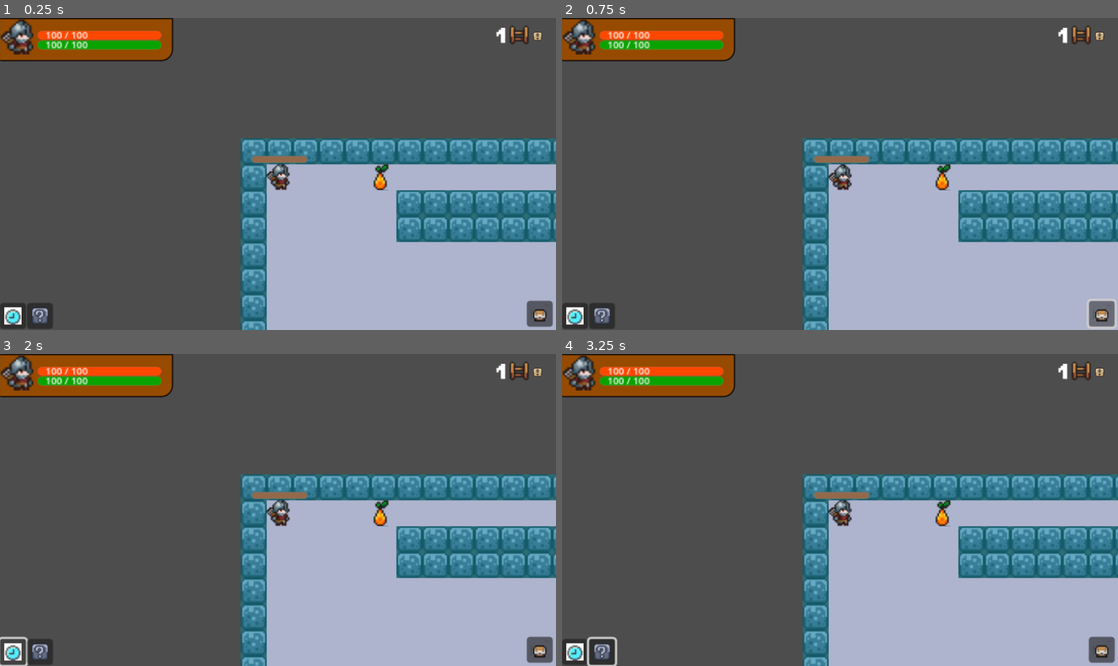
Above: before the commit, frames 1-4 (two rows, left to right).
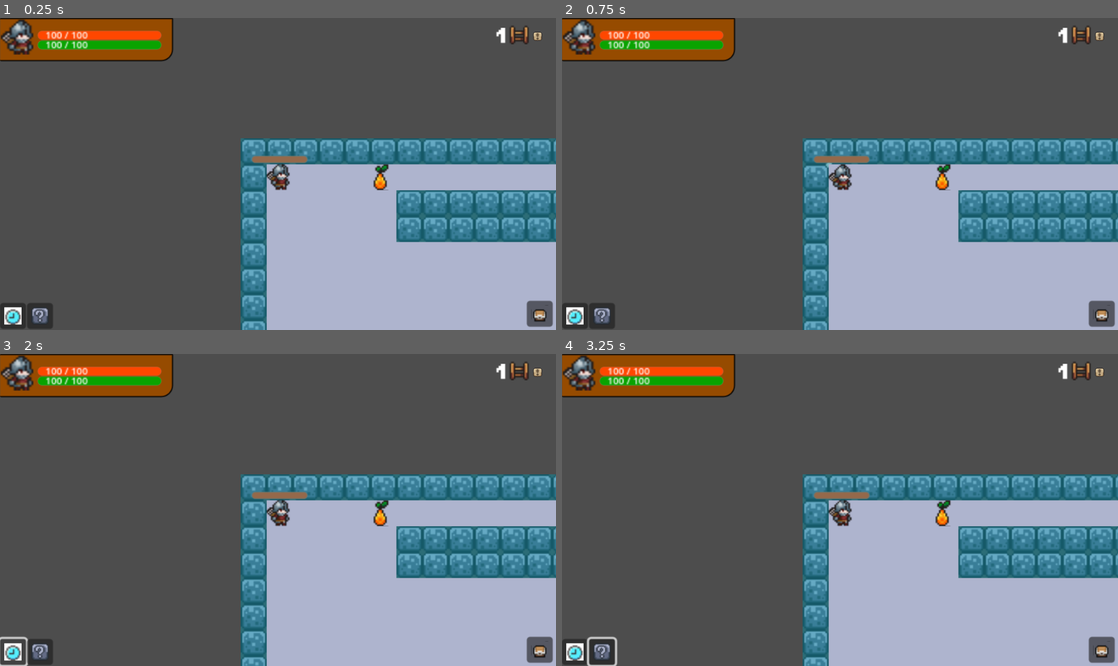
Above: after the commit, the same moments.

Repository: leon-chow/age-of-dungeons
Game: Godot game, scene res://game.tscn
Two runs of this game, one before a commit and one after it. Both use one fixed random seed, a clock stepped at 60 frames per second and the inputs below.
Inputs (mouse positions are in pixels of both pictures, inside the frame that each line leads up to; where the layout moved, square brackets give the same spot in the first picture):
- Up to frame 1 (0.25 s): no input
- Up to frame 2 (0.75 s): click (834, 170) [1101, 314] at 0.5 s
- Up to frame 3 (2 s): click (11, 650) at 1.25 s
- Up to frame 4 (3.25 s): click (600, 650) at 2 s; click (1079, 372) at 2.75 s

The runs differ from the first frame. In frame 2, 0.2% of the frame differs, in the area x 47-100%, y 46-100%; in frame 3, less than 0.1%; in frame 4, less than 0.1%.

Commit message:
add slot container, make inventory autoload

Diff:
--- a/project.godot
+++ b/project.godot
@@ -18,6 +18,7 @@
 [autoload]
 
 GameManager="*res://scripts/game_manager.gd"
+Inventory="*res://ui/inventory/inventory.gd"
 
 [display]
 
--- a/ui/inventory.gd
+++ /dev/null
@@ -1,14 +0,0 @@
-extends Button
-
-@onready var inventoryBtn: Button = $"."
-
-# Called when the node enters the scene tree for the first time.
-func _ready() -> void:
-	inventoryBtn.pressed.connect(self._button_pressed)
-
-# Called every frame. 'delta' is the elapsed time since the previous frame.
-func _process(delta: float) -> void:
-	pass
-
-func _button_pressed():
-	print("Pressed!");
--- a/ui/inventory/inventory.gd
+++ b/ui/inventory/inventory.gd
@@ -1,10 +1,12 @@
 extends Button
 
 @onready var inventoryBtn: Button = $"."
+@onready var player: CharacterBody2D = $"../../Player";
 
 const cols = 4;
 const rows = 5;
 var slots = rows * cols;
+var items = [];
 
 # Called when the node enters the scene tree for the first time.
 func _ready() -> void:
--- /dev/null
+++ b/ui/inventory/slot_container.gd
@@ -0,0 +1,17 @@
+extends GridContainer;
+
+class_name SlotContainer;
+
+@onready var player: CharacterBody2D = $"../../Player"
+@export var ItemSlot: PackedScene;
+
+var slots;
+
+func display_item_slots(cols, rows):
+	columns = cols;
+	slots = cols * rows
+	for index in range(slots):
+		var item_slot = ItemSlot.instance();
+		add_child(item_slot)
+		item_slot.display_item(player.inventory[index]);
+	player.inventory.connect("items_changed", self)
